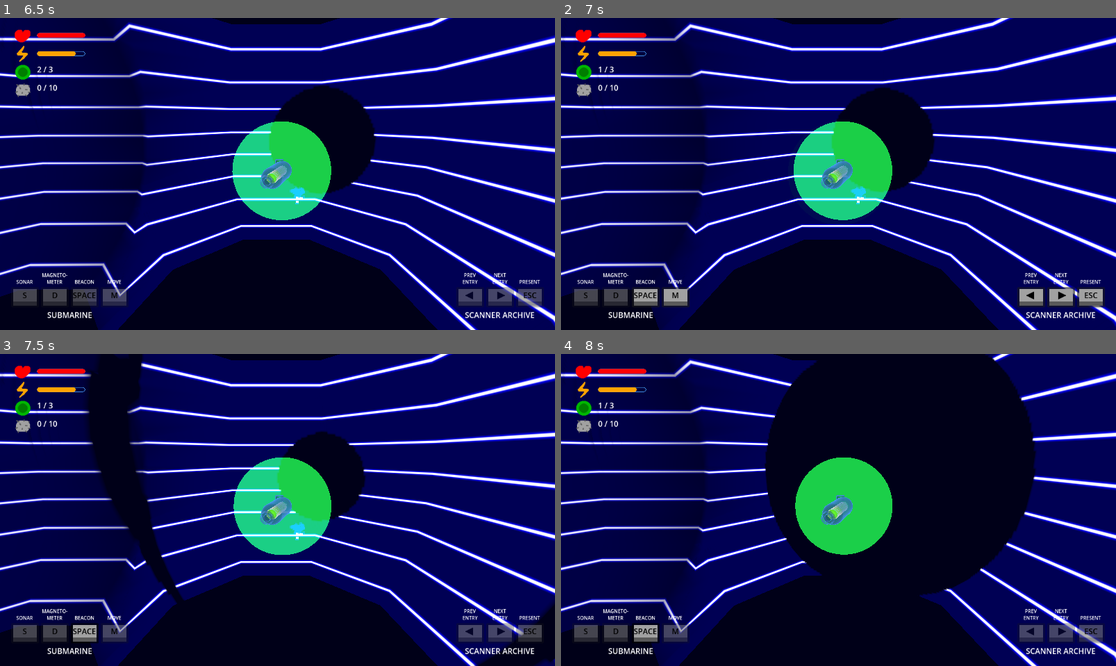
Above: before the commit, frames 1-4 (two rows, left to right).
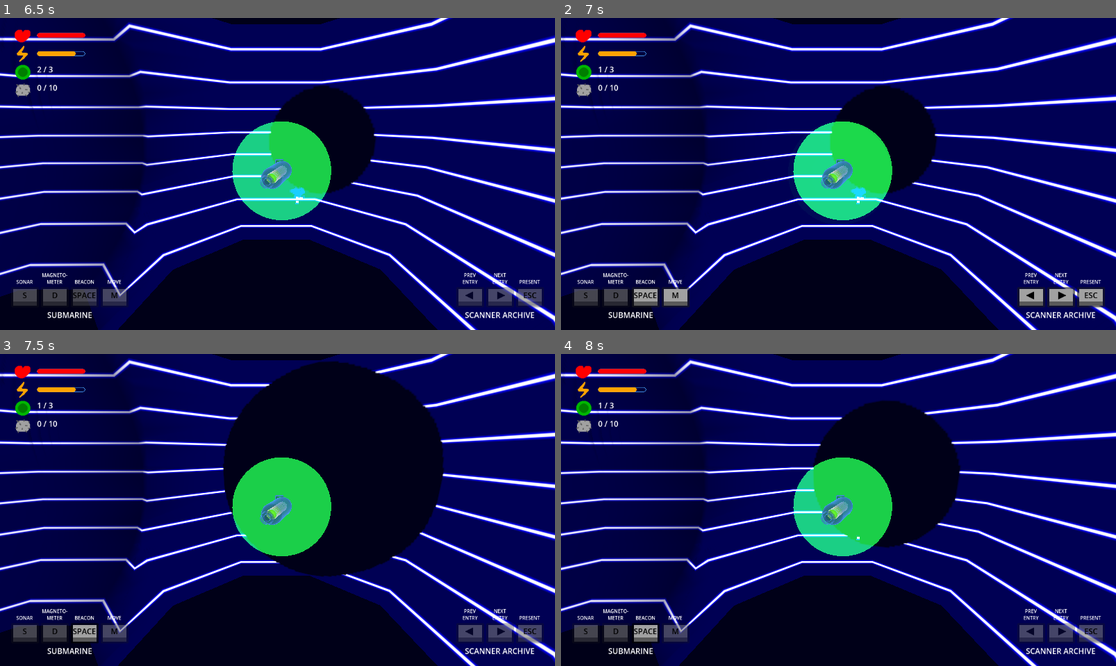
Above: after the commit, the same moments.

Repository: squirrelsoftcompany/LD57
Game: Godot game, scene res://Scenes/test_scene.tscn
The game is run twice, just before and just after one commit, with the same random seed, the same clock (stepped at 60 frames per second) and the same inputs.
Inputs (mouse positions are in pixels of both pictures, inside the frame that each line leads up to):
- Up to frame 1 (6.5 s): tap Enter at 0.5 s; drag from (61, 71) to (333, 105) at 0.52 s; drag from (61, 89) to (249, 236) at 1.27 s; move the mouse to (333, 105) at 2.02 s; tap Space (mi_launch) at 2.1, 4.35, 5.75 s; click (333, 105) at 2.17 s; click "S" at 2.75 s; drag from (249, 236) to (111, 127) at 3.52 s; move the mouse to (444, 220) at 4.27 s; click (444, 220) at 4.42 s; click "D" at 5 s; drag from (111, 127) to (194, 96) at 5.77 s
- Up to frame 2 (7 s): tap Enter at 6.5 s; move the mouse to (866, 174) at 6.52 s; tap Space (mi_launch) at 6.6 s; click (866, 174) at 6.67 s
- Up to frame 3 (7.5 s): click "SPACE" at 7.25 s
- Up to frame 4 (8 s): no input

Frame 1 is identical in both runs. In frame 2, 0.4% of the frame differs, in the area x 41-68%, y 21-65%; in frame 3, 24%, in the area x 15-100%, y 0-100%; in frame 4, 21%.

Commit message:
The submarine can now pass through the beacons

Diff:
--- a/Scenes/beacon.tscn
+++ b/Scenes/beacon.tscn
@@ -17,6 +17,7 @@
 [sub_resource type="SphereShape3D" id="SphereShape3D_q0lr3"]
 
 [node name="Beacon" type="RigidBody3D"]
+collision_layer = 8
 script = ExtResource("1_q0lr3")
 
 [node name="MeshInstance3D" type="MeshInstance3D" parent="."]
@@ -29,6 +30,7 @@
 mesh = SubResource("SphereMesh_gqavp")
 
 [node name="Area3D" type="Area3D" parent="." groups=["Beacon"]]
+collision_layer = 8
 collision_mask = 4
 
 [node name="CollisionShape3D" type="CollisionShape3D" parent="Area3D"]
